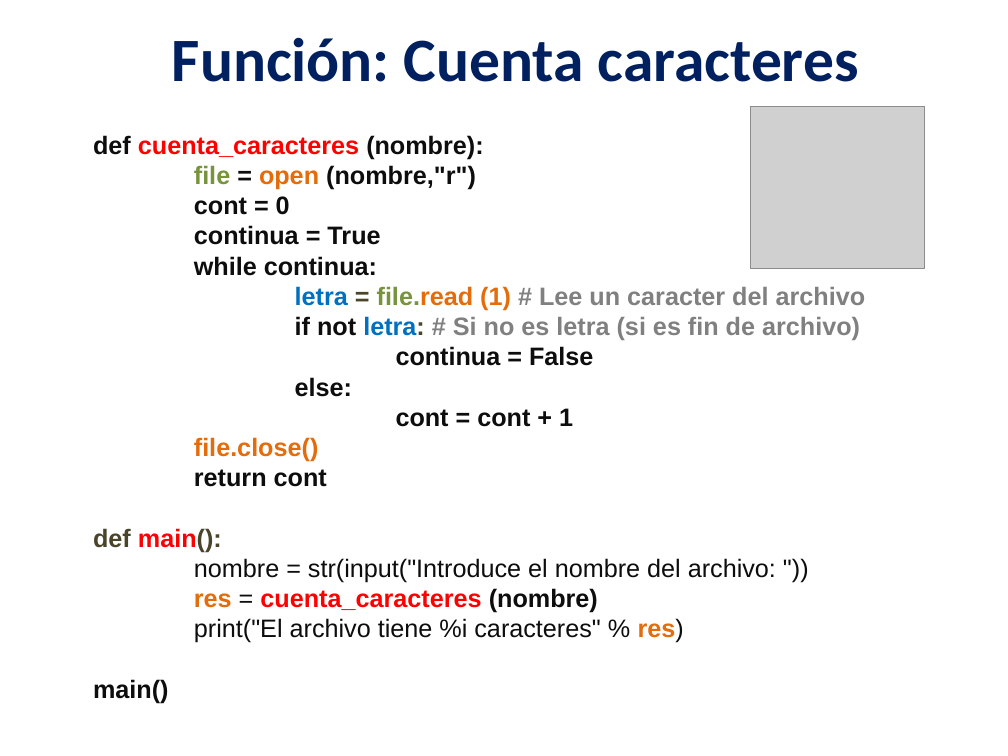
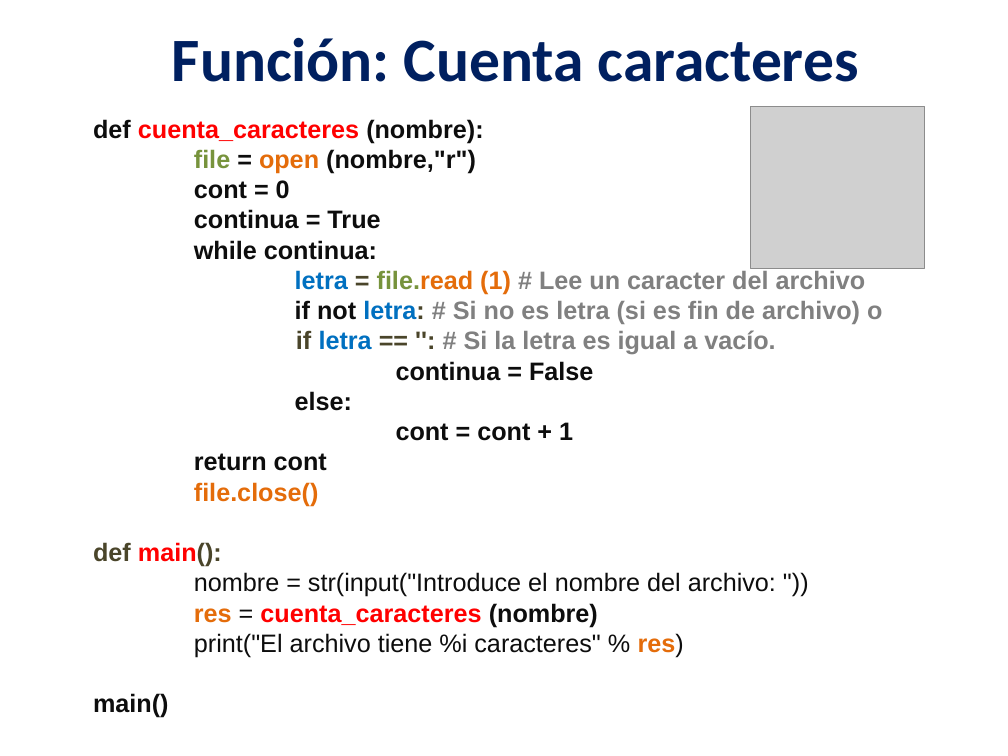
Before and after one commit to lizetheP/PensamientoC, a slide deck: slide 23 of CalendarioAgo21/presentaciones/12_Archivos.pptx. Drawn at 1008x756 pixels with LibreOffice and Linux fonts; fonts in the diff are those of the drawing; grey boxes stand for pictures. Boxes give left, top, right and bottom in pixels: in the first picture for what was removed or moved away, otherwise in the second. Text is boxed around its words. In the diff, an @@ line names an element or a change of style, - is before the commit and + after.

```diff
--- a/CalendarioAgo21/presentaciones/12_Archivos.pptx
+++ b/CalendarioAgo21/presentaciones/12_Archivos.pptx
@@ text "def cuenta_caracteres (nombre):": place and size @@
-text "def cuenta_caracteres (nombre):" at <box>93,135,866,704</box>
+text "def cuenta_caracteres (nombre):" at <box>93,119,882,718</box>
@@ text at <box>295,300,882,354</box>: text changed @@
-if not letra: # Si no es letra (si es fin de archivo)
+if not letra: # Si no es letra (si es fin de archivo) o
+if letra == '': # Si la letra es igual a vacío.
@@ text at <box>194,453,327,471</box>: paragraph added @@
+return cont
@@ text at <box>194,469,327,487</box>: paragraph removed @@
-return cont
```
Also in this commit, not shown: 1 other slide changed, 1 other file.
